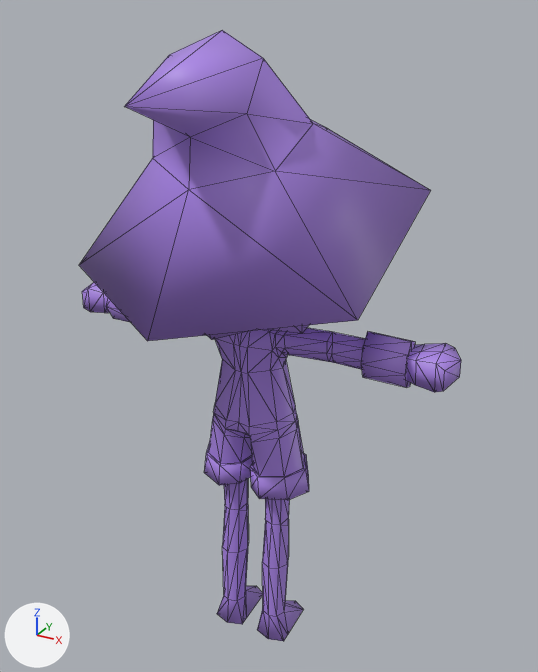
Before and after pictures for a commit that changed the glTF model asset/characters/M_WitchPlayer.glb.
Camera for both pictures: a camera (50 mm lens) standing at (1.4, -2.43, 2.73) and looking at (0.03, 0.06, 1.49). Arrows for +X, +Y and +Z are at lower left; the lights stay in place. The older version comes first. Mesh edges are drawn as thin lines. Where no turn or scale is listed for an object, it has been applied to the vertices. Vertices at exactly the same position are counted once.

The first picture shows 'Witch'.
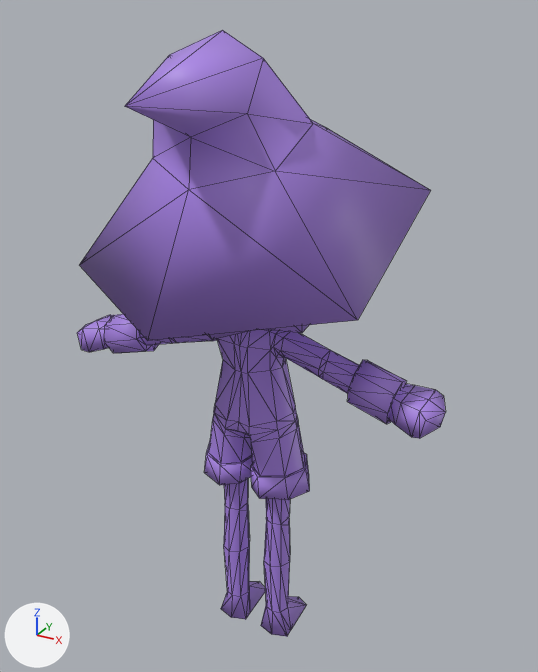
The newer file is also rescaled (x1.874), turned or shifted as a whole; pictures and numbers use the older file's frame.

Where the change shows, as pixel boxes [x1, y1, x2, y2] in the pictures (538 x 672 px; the box of a moved part takes in the faces that stretch with it):
'Witch', reshaped
    before: [79, 30, 461, 641]
    after: [77, 30, 446, 637]
part 1 of me_cylinder_002, moved or reshaped
    before: [407, 343, 461, 392]
    after: [388, 384, 446, 439]
part 2 of me_cylinder_002, moved or reshaped
    before: [82, 282, 110, 313]
    after: [77, 315, 113, 352]
part 3 of me_cylinder_002, moved or reshaped
    before: [106, 298, 415, 388]
    after: [104, 314, 406, 424]
part 4 of me_cylinder_002, moved or reshaped
    before: [217, 506, 303, 641]
    after: [221, 506, 306, 637]

The change, as a list of edits to the scene's bpy script:
```text
Change me_cylinder_002:
    used by ob_witch; location = (0.0, 0.0, 0.0)
    remove me_cylinder_002.from_pydata(...)  # 623 vertices, 1152 faces; spans x -0.85..0.85, y -0.72..0.66, z 0.0..2.67
    add me_cylinder_002.from_pydata(...)  # 623 vertices, 1152 faces; spans x -0.83..0.83, y -0.72..0.66, z 0.0..2.67
    me_cylinder_002 part 1: the loose piece of 30 vertices spanning x 0.6..0.85, y -0.12..0.09, z 1.5..1.61 is multiplied about its middle by the matrix ((0.968, 0.119, 0.22), (-0.123, 0.992, 0.005), (-0.218, -0.031, 0.976)), then moved by (-0.02, -0.07, -0.14)
    me_cylinder_002 part 2: the loose piece of 30 vertices spanning x -0.85..-0.6, y -0.11..0.09, z 1.5..1.61 is multiplied about its middle by the matrix ((0.969, -0.111, -0.22), (0.115, 0.993, 0.005), (0.218, -0.03, 0.976)), then moved by (0.02, -0.08, -0.14)
    me_cylinder_002 part 3: 105 of 623 vertices moved; they spanned x -0.68..0.68, y -0.12..0.06, z 1.45..1.64 and now span x -0.66..0.66, y -0.19..0.02, z 1.33..1.6; mean shift (0.0, -0.03, -0.07); largest move (-0.68, -0.08, 1.48) -> (-0.64, -0.15, 1.35)
    me_cylinder_002 part 4: all 50 vertices in x -0.18..0.18, y -0.1..0.19, z 0.0..0.42 are multiplied about their middle by the matrix ((1.0, 0.005, 0.0), (-0.005, 0.999, -0.048), (0.0, 0.048, 0.999)), then moved by (0.0, 0.03, 0.0)
    other edits to the shape of me_cylinder_002 do not show in these pictures
```
